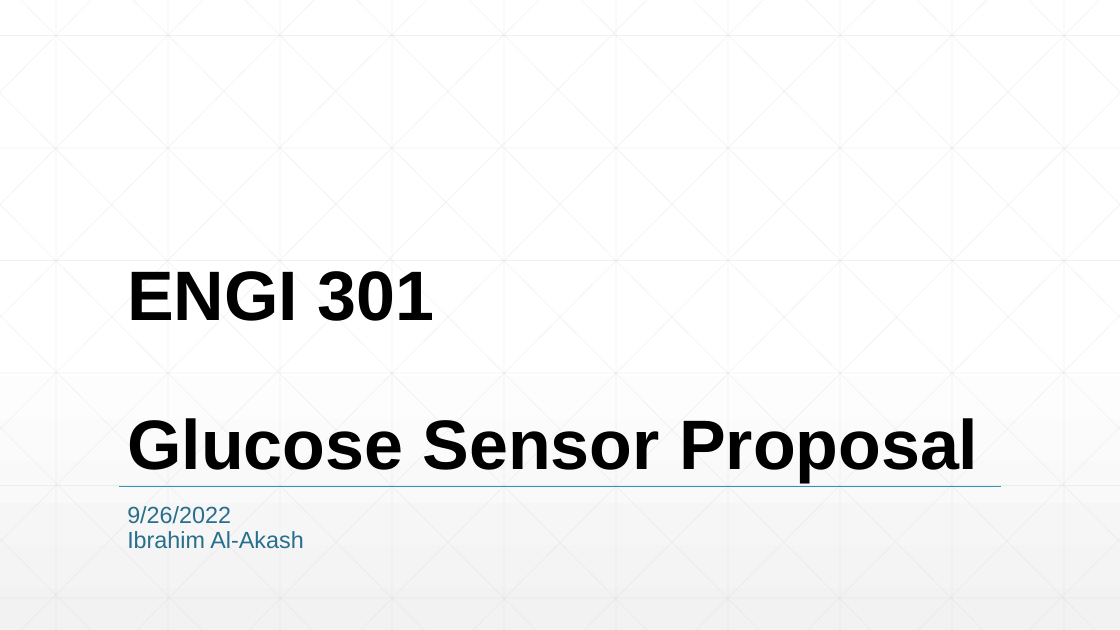
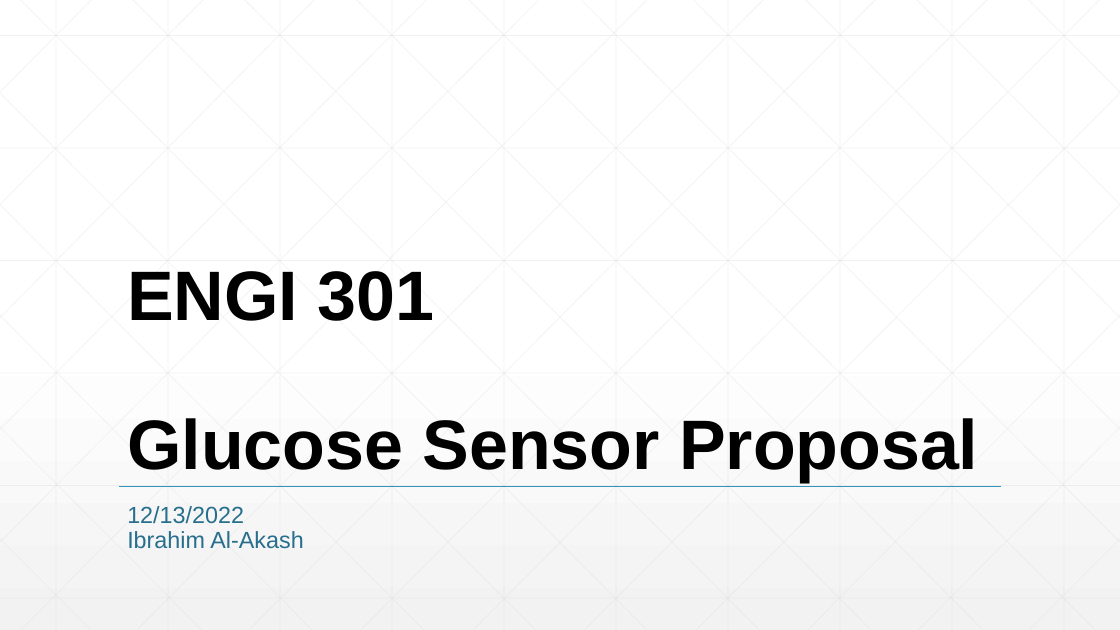
Before and after one commit to Ibrahim-2003/ENGI301, a slide deck: slide 1 of project_01/docs/ENGI301_project_01_proposal.pptx. Drawn at 1120x630 pixels with LibreOffice and Linux fonts; fonts in the diff are those of the drawing. Boxes give left, top, right and bottom in pixels: in the first picture for what was removed or moved away, otherwise in the second. Text is boxed around its words. In the diff, an @@ line names an element or a change of style, - is before the commit and + after.

```diff
--- a/project_01/docs/ENGI301_project_01_proposal.pptx
+++ b/project_01/docs/ENGI301_project_01_proposal.pptx
@@ subtitle at [127, 506, 244, 524]: text changed @@
-9/26/2022
+12/13/2022
```
Also in this commit, not shown: 3 other slides changed, 21 other files.
